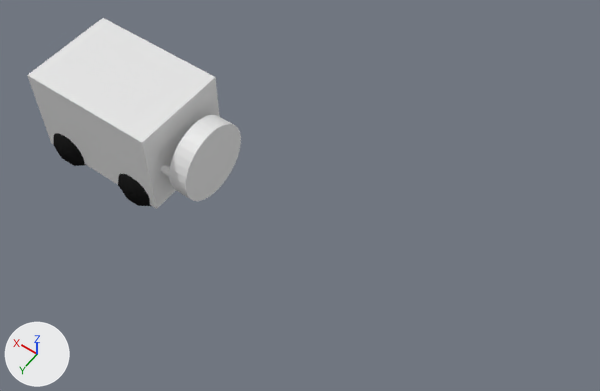
What one commit did to the Blender file RawContent/Blender/cargo_bot2.blend.
Both versions are drawn from a 50 mm lens placed at (-16.11, 12.61, 22.75), pointed at (-6.77, -0.45, 2.22). Lighting does not change. The marker at lower left points along +X, +Y and +Z.

Before the edit, the objects in view are built like this:
```python
me_cube_001 = bpy.data.meshes.new('Cube.001')
me_cube_001.from_pydata(...)  # a box spanning x -2.5..2.5, y -2.5..2.5, z -2.5..2.5
me_cylinder = bpy.data.meshes.new('Cylinder')
me_cylinder.from_pydata(...)  # a 32-sided cylinder along z spanning x -1.0..1.0, y -1.0..1.0, z -1.0..1.0
me_cylinder_001 = bpy.data.meshes.new('Cylinder.001')
me_cylinder_001.from_pydata(...)  # a 32-sided cylinder along z spanning x -0.1..0.1, y -0.91..-0.7, z -3.34..0.79
me_icosphere = bpy.data.meshes.new('Icosphere')
me_icosphere.from_pydata(...)  # an icosphere of 80 faces spanning x -2.48..-0.58, y -2.1..-0.1, z -0.09..1.91
me_icosphere.polygons.foreach_set('use_smooth', [True] * 80)
me_icosphere.materials.append(mat_material)  # black #1d1d1d
ob_cube = bpy.data.objects.new('Cube', me_cube_001)
ob_cube.location = (0.0, 0.0, 2.26)
ob_cube.rotation_euler = (0.0, 0.0, -3.146)  # degrees (0, 0, -180)
ob_cube.scale = (1.0, 0.697, 0.663)
ob_cylinder = bpy.data.objects.new('Cylinder', me_cylinder)
ob_cylinder.location = (-3.35, 0.01, 2.12)
ob_cylinder.rotation_euler = (3.146, 1.571, 0.0)  # degrees (180, 90, 0)
ob_cylinder.scale = (1.4, 1.4, 0.342)
ob_cylinder_001 = bpy.data.objects.new('Cylinder.001', me_cylinder_001)
ob_cylinder_001.location = (-3.35, 0.01, 2.12)
ob_cylinder_001.rotation_euler = (3.146, 1.571, 0.0)  # degrees (180, 90, 0)
ob_cylinder_001.scale = (1.4, 1.4, 0.342)
_m = ob_cylinder_001.modifiers.new('Mirror', 'MIRROR')
_m.use_axis = (False, True, False)
ob_icosphere = bpy.data.objects.new('Icosphere', me_icosphere)
ob_icosphere.location = (0.0, 0.0, 0.0)
_m = ob_icosphere.modifiers.new('Mirror', 'MIRROR')
_m.use_axis = (True, True, False)
```
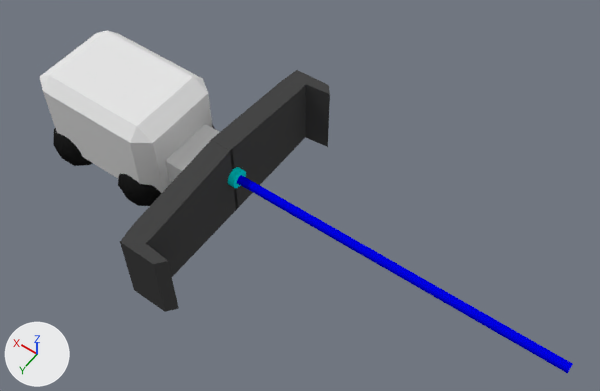
Commit message: New cargo bot added

Where the newer file only moved an object's origin or applied its transform, the numbers keep the older frame.

What changed in the scene script:
```text
Add mat_body:
    mat_body = diffuse_material('Body')
    mat_body.base_color = (0.8, 0.8, 0.8)  # white #e7e7e7
Add mat_beamgenerator:
    mat_beamgenerator = diffuse_material('BeamGenerator')
    mat_beamgenerator.base_color = (0.0, 0.8, 0.8)  # cyan #00e7e7
Add mat_forcebeam:
    mat_forcebeam = diffuse_material('ForceBeam')
    mat_forcebeam.base_color = (0.0, 0.000247, 0.8)  # blue #0001e7
Add mat_blade:
    mat_blade = diffuse_material('Blade')
    mat_blade.base_color = (0.0637, 0.0637, 0.0637)  # dark grey #474747
Change me_cylinder_001:
    where me_cylinder_001.from_pydata(...)  # 64 vertices, 34 faces; spans x -0.1..0.1, y -0.91..-0.7, z -3.34..0.79
    used by ob_cylinder_001; location = (-3.35, 0.01, 2.12); rotation_euler = (3.146, 1.571, 0.0), in degrees (180, 90, 0); scale = (1.4, 1.4, 0.342)
    me_cylinder_001 part 1: the whole mesh is multiplied about its middle by the matrix ((1.039, 0.0, 0.0), (0.0, 1.039, -0.012), (0.0, -0.018, -11.289)), then moved by (0.09, 0.83, 15.25)
    add me_cylinder_001.materials.append(mat_forcebeam)  # blue #0001e7
Change me_cylinder:
    where me_cylinder.from_pydata(...)  # 64 vertices, 34 faces; spans x -1.0..1.0, y -1.0..1.0, z -1.0..1.0
    add me_cylinder.materials.append(mat_beamgenerator)  # cyan #00e7e7
Change me_cube_001:
    used by ob_cube; location = (0.0, 0.0, 2.26); rotation_euler = (0.0, 0.0, -3.146), in degrees (0, 0, -180); scale = (1.0, 0.697, 0.663)
    remove me_cube_001.from_pydata(...)  # 8 vertices, 6 faces; spans x -2.5..2.5, y -2.5..2.5, z -2.5..2.5
    add me_cube_001.from_pydata(...)  # 24 vertices, 26 faces; spans x -2.5..2.5, y -2.5..2.5, z -2.5..2.5
    me_cube_001 part 2: the whole mesh is rebuilt
    add me_cube_001.materials.append(mat_body)  # white #e7e7e7
Add me_cube:
    me_cube.from_pydata(...)  # a box spanning x -1.0..1.0, y -1.0..1.0, z -1.0..1.0
    me_cube.materials.append(mat_body)  # white #e7e7e7
Add me_cube_003:
    me_cube_003.from_pydata([(-4.48, -3.68, 0.24), (-4.48, 0.06, 0.24), (-3.71, 0.06, 0.24), (-3.71, -3.68, 0.24), (-4.48, -3.68, 2.91), (-4.48, 0.06, 3.3), (-3.71, 0.06, 3.3), (-3.71, -3.68, 2.91), (-4.48, -4.0, 0.24), (-3.83, -4.4, 0.24), (-4.48, -4.0, 2.91), (-3.83, -4.4, 2.91), (-5.4, -4.09, 0.24), (-5.13, -4.43, 0.24), (-5.4, -4.09, 2.91), (-5.13, -4.43, 2.91)], [], [(4, 5, 1, 0), (5, 6, 2, 1), (6, 7, 3, 2), (0, 3, 9, 8), (0, 1, 2, 3), (7, 6, 5, 4), (8, 9, 13, 12), (7, 4, 10, 11), (3, 7, 11, 9), (4, 0, 8, 10), (15, 14, 12, 13), (11, 10, 14, 15), (9, 11, 15, 13), (10, 8, 12, 14)])
    me_cube_003.materials.append(mat_blade)  # dark grey #474747
Change ob_icosphere:
    remove _m = ob_icosphere.modifiers.new('Mirror', 'MIRROR')
    remove _m.use_axis = (True, True, False)
Change ob_cylinder_001:
    remove _m = ob_cylinder_001.modifiers.new('Mirror', 'MIRROR')
    remove _m.use_axis = (False, True, False)
Change ob_cylinder:
    ob_cylinder.location: (-3.35, 0.01, 2.12) -> (-4.4, 0.0, 2.0)
    ob_cylinder.rotation_euler: (3.146, 1.571, 0.0) -> (0.0, -1.571, 0.0)  # degrees (180, 90, 0) -> degrees (0, -90, 0)
    ob_cylinder.scale: (1.4, 1.4, 0.342) -> (0.323, 0.323, 0.323)
Add ob_cube_001:
    ob_cube_001 = bpy.data.objects.new('Cube.001', me_cube)
    ob_cube_001.location = (-3.01, 0.0, 1.83)
    ob_cube_001.scale = (1.0, 1.0, 0.515)
Add ob_cube_002:
    ob_cube_002 = bpy.data.objects.new('Cube.002', me_cube_003)
    ob_cube_002.location = (0.0, 0.0, 0.0)
    _m = ob_cube_002.modifiers.new('Mirror', 'MIRROR')
    _m.use_axis = (False, True, False)
```

What differs and where, as boxes [x1, y1, x2, y2] in the pictures (600 x 391 px):
'Cube', reshaped (10% narrower, 15% shorter)
    before: [27, 18, 220, 209]
    after: [40, 31, 213, 193]
'Cube.002', added
    after: [120, 70, 330, 312]
'Cylinder', recoloured, moved, turned, rescaled
    before: [169, 115, 241, 201]
    after: [228, 167, 246, 188]
'Cylinder.001', recoloured, reshaped, modifiers changed
    before: [160, 164, 170, 176]
    after: [237, 175, 573, 373]
'Cube.001', added
    after: [165, 124, 220, 182]
